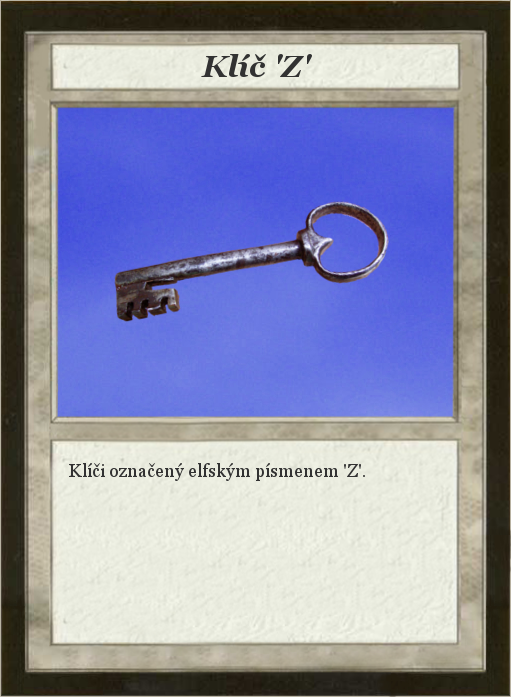
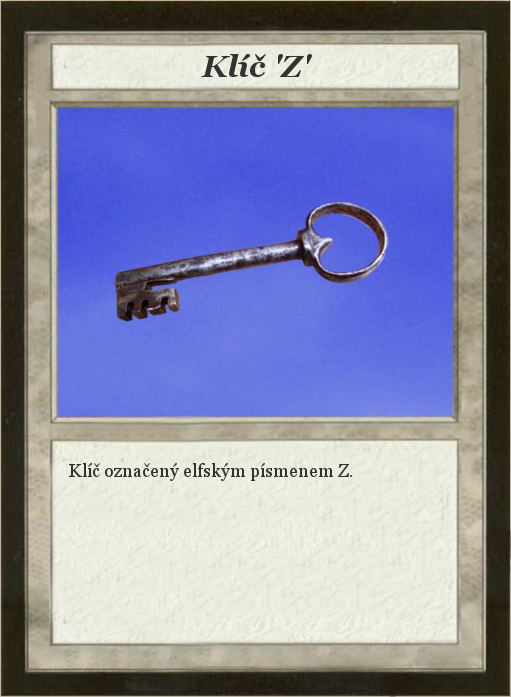
Layers edited between the first and the second 511px x 697px image:
renamed "Klíči označený elfským písmene..." to "Klíč označený elfským písmenem...", painted on it over bbox(101, 463, 365, 481)
